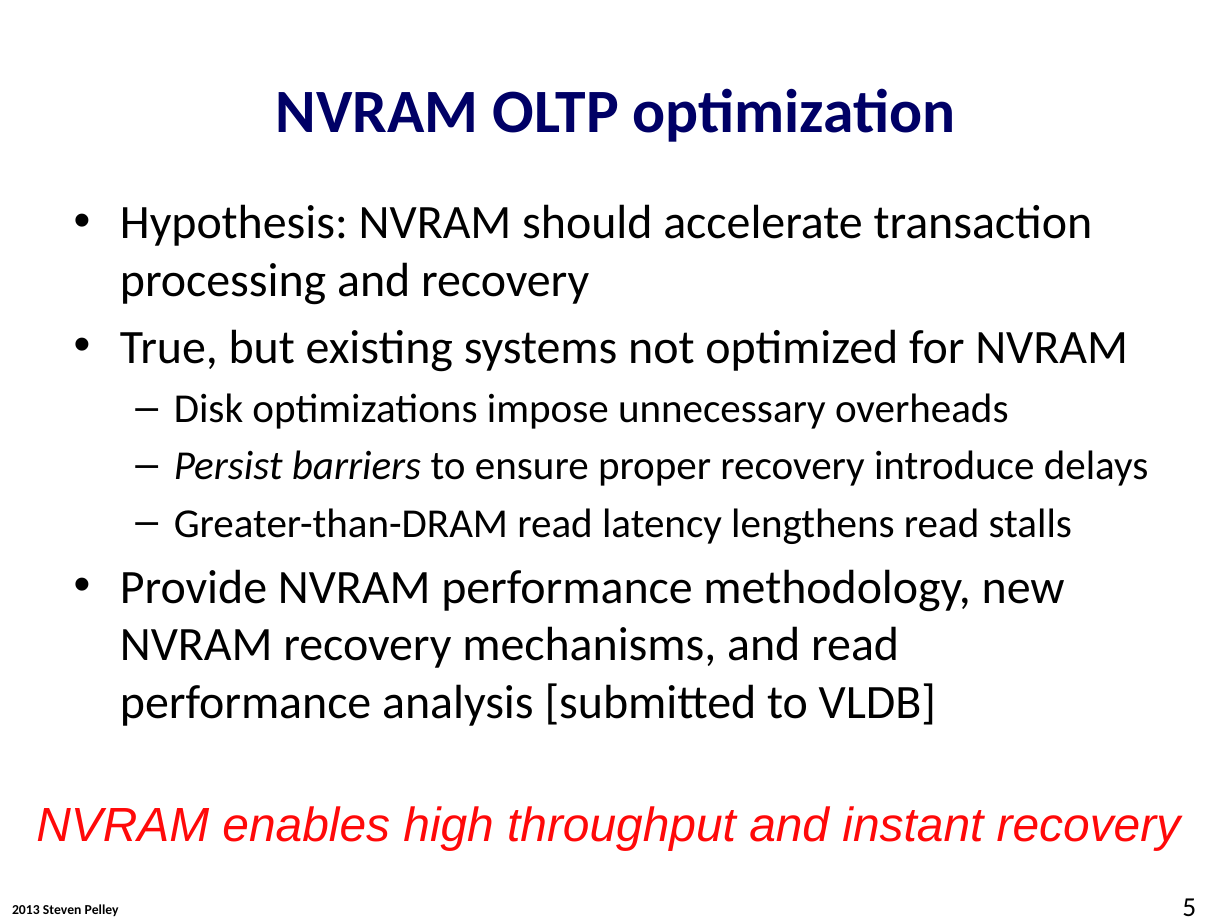
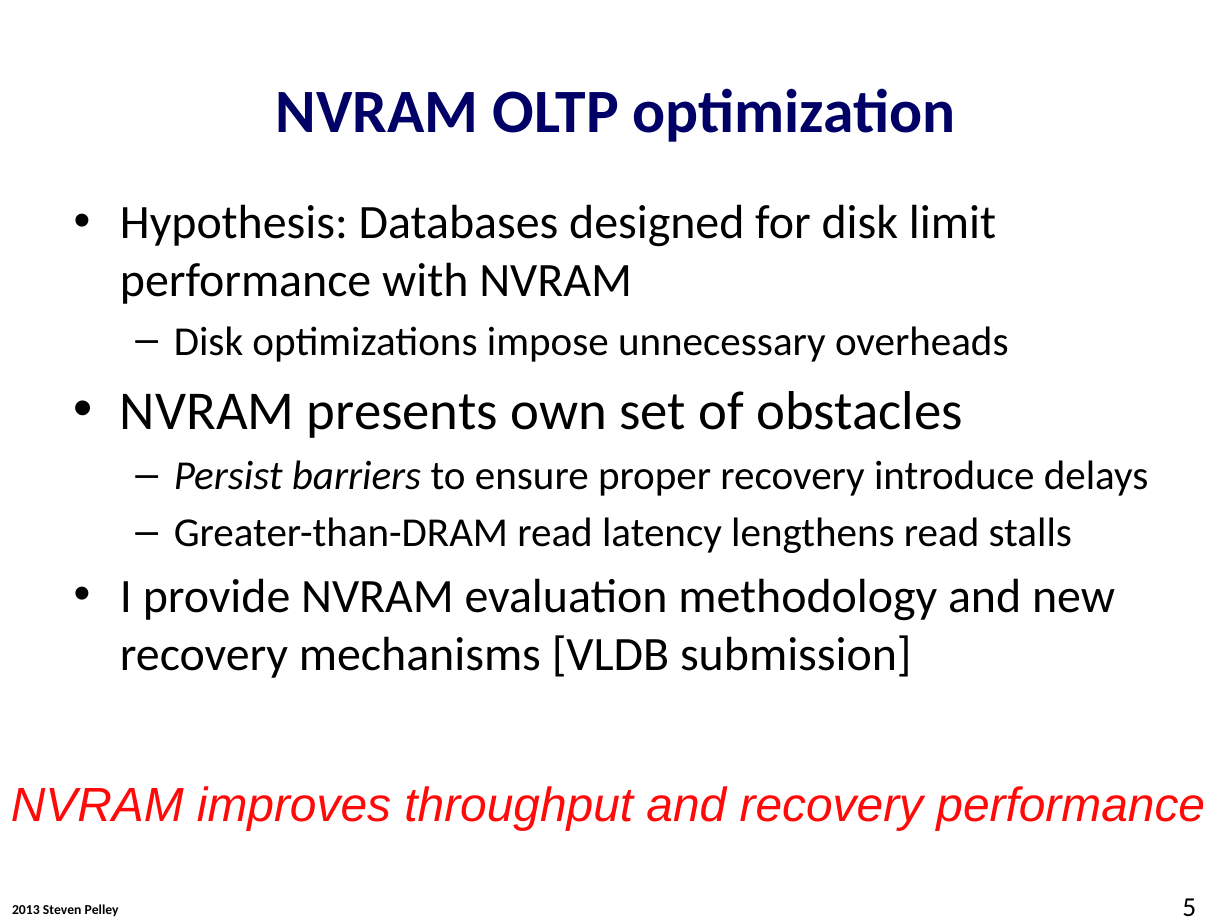
Before and after one commit to Abulila/dissertation, a slide deck: slide 5 of proposal/proposal.pptx. Drawn at 1232x924 pixels with LibreOffice and Linux fonts; fonts in the diff are those of the drawing; background and template pictures are left out. Boxes give left, top, right and bottom in pixels: in the first picture for what was removed or moved away, otherwise in the second. Text is boxed around its words. In the diff, an @@ line names an element or a change of style, - is before the commit and + after.

```diff
--- a/proposal/proposal.pptx
+++ b/proposal/proposal.pptx
@@ text at (x1=120, y1=204, x2=996, y2=304): text changed @@
-• Hypothesis: NVRAM should accelerate transaction processing and recovery
-• True, but existing systems not optimized for NVRAM
+• Hypothesis: Databases designed for disk limit performance with NVRAM
@@ text at (x1=120, y1=391, x2=962, y2=438): paragraph added @@
+• NVRAM presents own set of obstacles
@@ text at (x1=120, y1=578, x2=1115, y2=678): text changed @@
-• Provide NVRAM performance methodology, new NVRAM recovery mechanisms, and read performance analysis [submitted to VLDB]
+• I provide NVRAM evaluation methodology and new recovery mechanisms [VLDB submission]
@@ text at (x1=11, y1=786, x2=1205, y2=830): text changed @@
-NVRAM enables high throughput and instant recovery
+NVRAM improves throughput and recovery performance
```
Also in this commit, not shown: 8 other slides changed.
